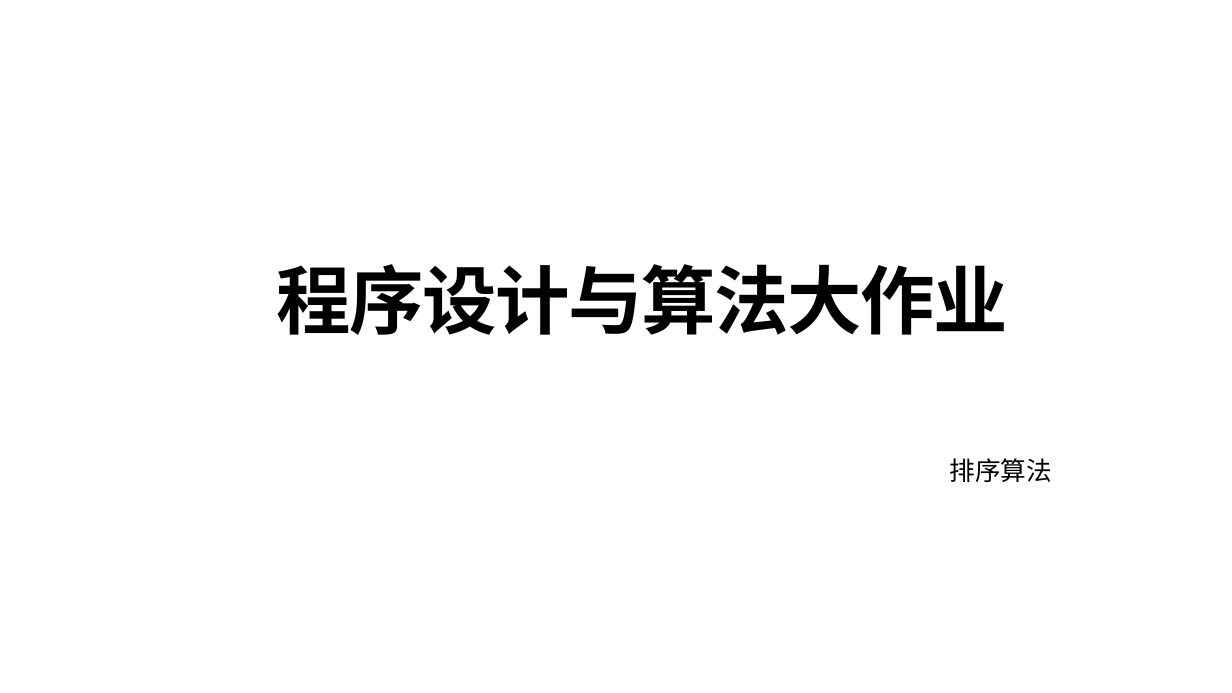
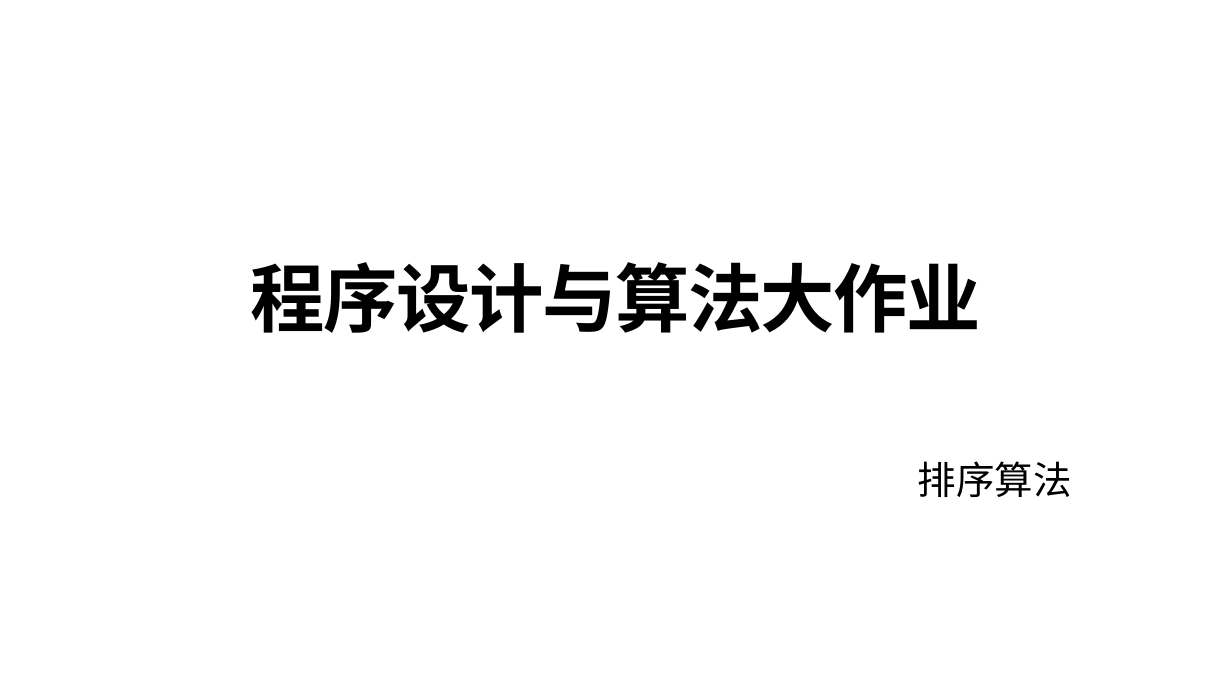
Before and after one commit to wanggy820/algorithm, a slide deck: slide 1 of 答辩报告.pptx. Drawn at 1232x693 pixels with LibreOffice and Linux fonts; fonts in the diff are those of the drawing. Boxes give left, top, right and bottom in pixels: in the first picture for what was removed or moved away, otherwise in the second. Text is boxed around its words. In the diff, an @@ line names an element or a change of style, - is before the commit and + after.

```diff
--- a/答辩报告.pptx
+++ b/答辩报告.pptx
@@ title "程序设计与算法大作业": place and size @@
-title "程序设计与算法大作业" at (277, 264, 1008, 335)
+title "程序设计与算法大作业" at (250, 262, 981, 333)
@@ text "排序算法": place and size @@
-text "排序算法" at (950, 458, 1053, 482)
+text "排序算法" at (918, 461, 1072, 497)
@@ text "排序算法" at (918, 461, 1072, 497): size 40 to 60 pt @@
```
Also in this commit, not shown: 7 other slides changed, 8 slides added, 1 other file.
